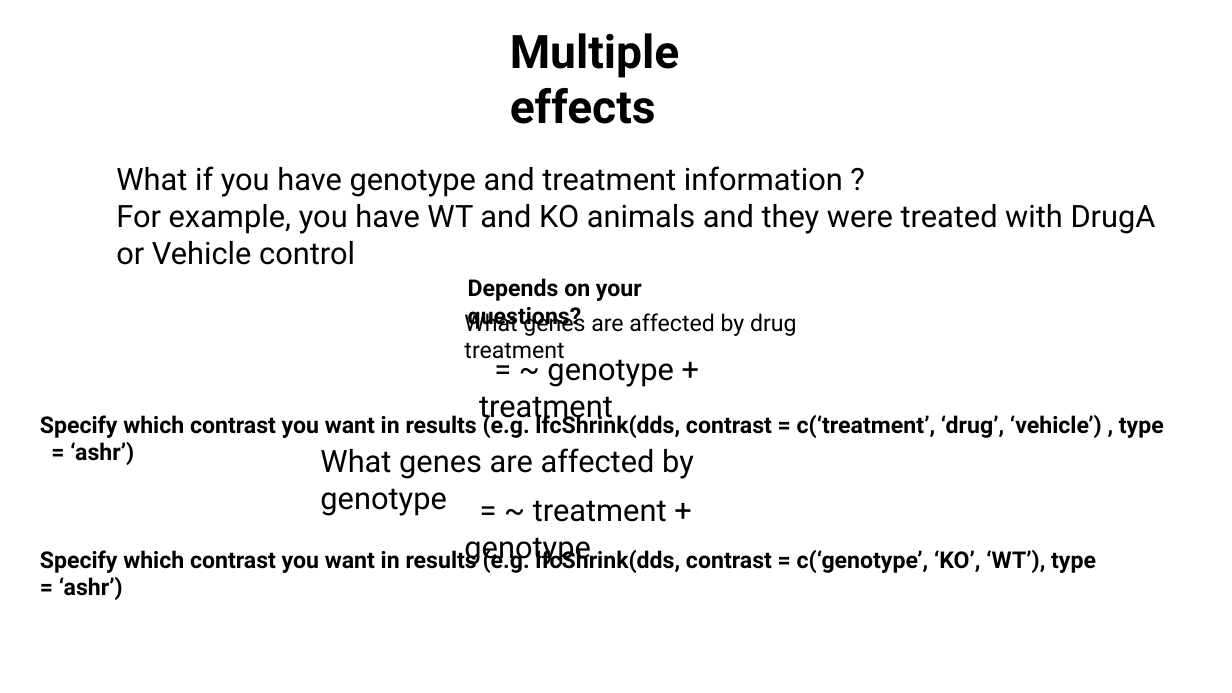
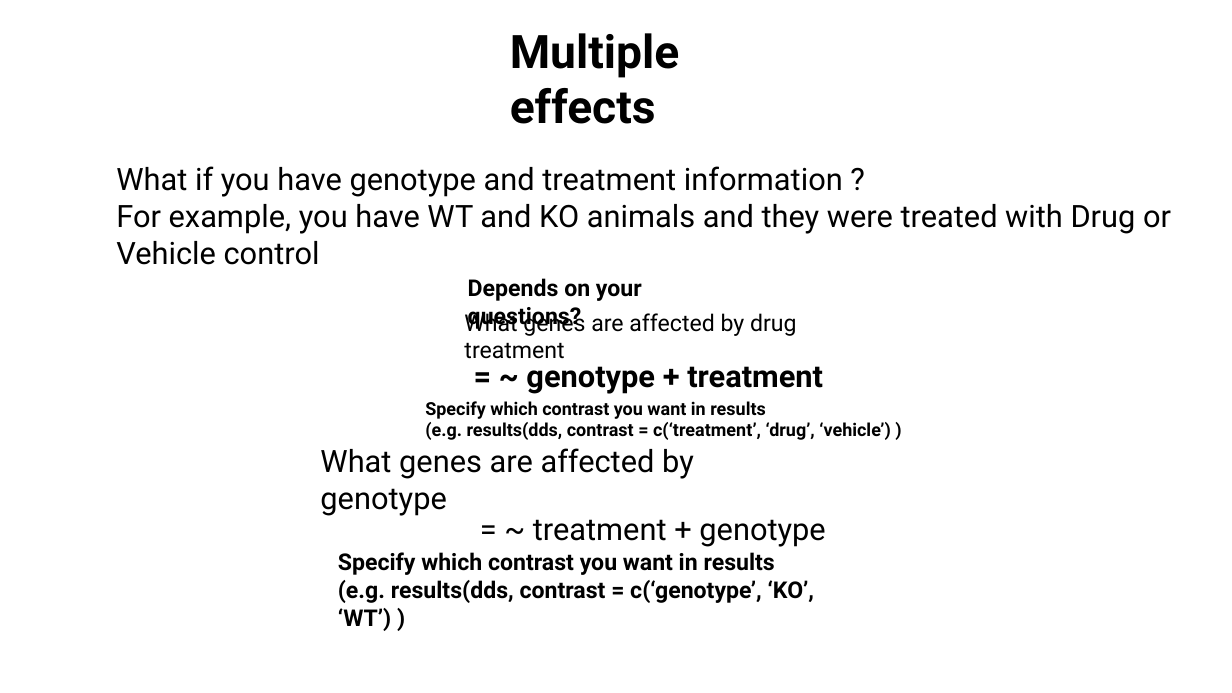
Before and after one commit to jraab/GNET749_RNAseq, a slide deck: slide 9 of lectures/2024_GNET_Class6_Viz_ExpDesign.pptx. Drawn at 1232x693 pixels with LibreOffice and Linux fonts; fonts in the diff are those of the drawing. Boxes give left, top, right and bottom in pixels: in the first picture for what was removed or moved away, otherwise in the second. Text is boxed around its words. In the diff, an @@ line names an element or a change of style, - is before the commit and + after.

```diff
--- a/lectures/2024_GNET_Class6_Viz_ExpDesign.pptx
+++ b/lectures/2024_GNET_Class6_Viz_ExpDesign.pptx
@@ text at [116,204,1171,265]: text changed @@
-For example, you have WT and KO animals and they were treated with DrugA or Vehicle control
+For example, you have WT and KO animals and they were treated with Drug or Vehicle control
@@ text "= ~ genotype + treatment": place and size @@
-text "= ~ genotype + treatment" at [479,352,673,425]
+text "= ~ genotype + treatment" at [526,366,823,394]
@@ text "= ~ genotype + treatment" at [526,366,823,394]: bold on @@
@@ text at [425,401,891,440]: text changed; size 18 to 14 pt @@
-Specify which contrast you want in results (e.g. lfcShrink(dds, contrast = c(‘treatment’, ‘drug’, ‘vehicle’) , type = ‘ashr’)
+Specify which contrast you want in results
+(e.g. results(dds, contrast = c(‘treatment’, ‘drug’, ‘vehicle’) )
@@ text "= ~ treatment + genotype" rewrapped from [464,500,667,567] to [533,519,825,547] @@
@@ text at [338,552,815,631]: text changed @@
-Specify which contrast you want in results (e.g. lfcShrink(dds, contrast = c(‘genotype’, ‘KO’, ‘WT’), type = ‘ashr’)
+Specify which contrast you want in results
+(e.g. results(dds, contrast = c(‘genotype’, ‘KO’, ‘WT’) )
```
Also in this commit, not shown: 14 other slides changed, 9 slides added, 5 slides removed, 16 other files.
